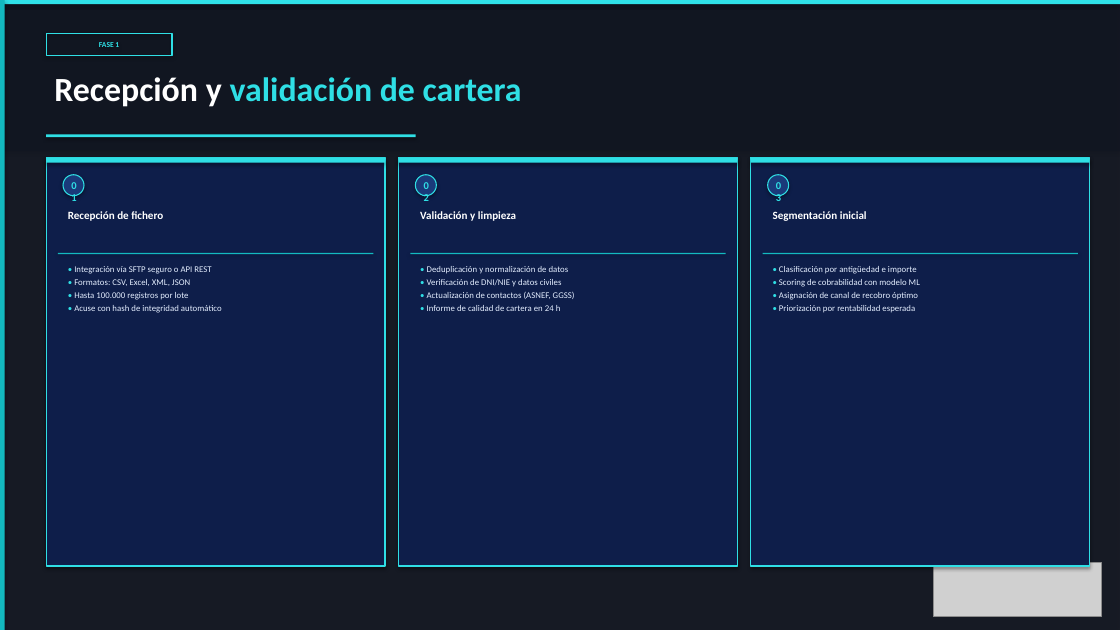
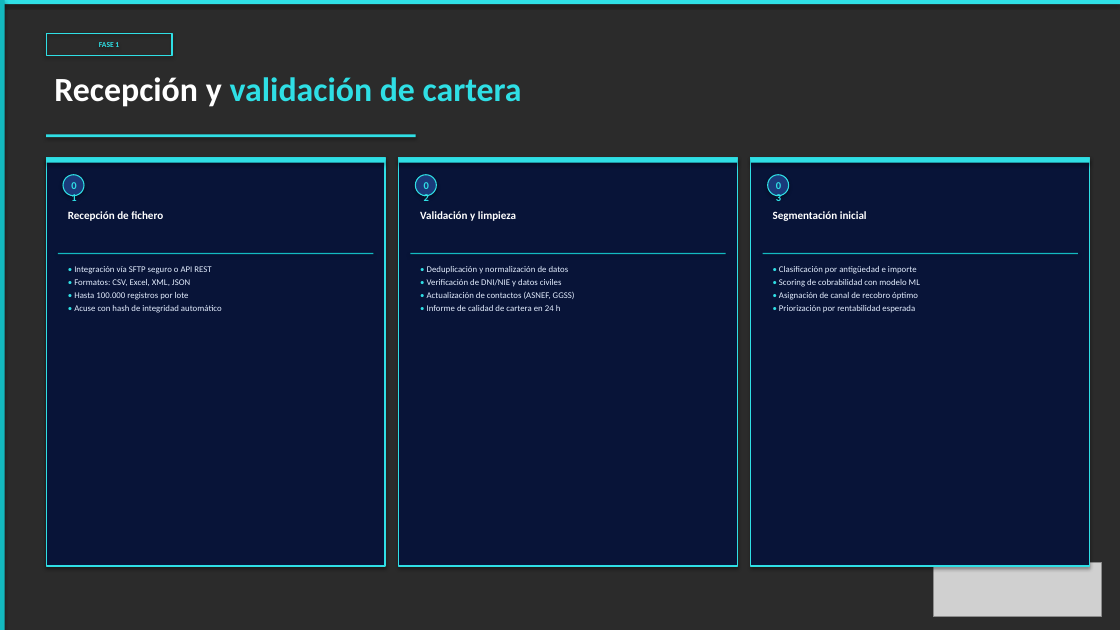
Before and after one commit to alejandroas010/alepixel-web, a slide deck: slide 2 of sendacredit_propuesta.pptx. Drawn at 1120x630 pixels with LibreOffice and Linux fonts; fonts in the diff are those of the drawing; grey boxes stand for pictures; background and template pictures are left out; a plain dark background stands for a picture behind light text. Boxes give left, top, right and bottom in pixels: in the first picture for what was removed or moved away, otherwise in the second. Text is boxed around its words. In the diff, an @@ line names an element or a change of style, - is before the commit and + after.

```diff
--- a/sendacredit_propuesta.pptx
+++ b/sendacredit_propuesta.pptx
@@ rectangle removed at [0,0,1120,630] @@
@@ rectangle removed at [0,0,1120,151] @@
@@ fill #0E1E4A to #081438 in 3 elements at [46,158,385,566], [398,158,737,566], [751,158,1090,566] @@
```
Also in this commit, not shown: 5 other slides changed.
